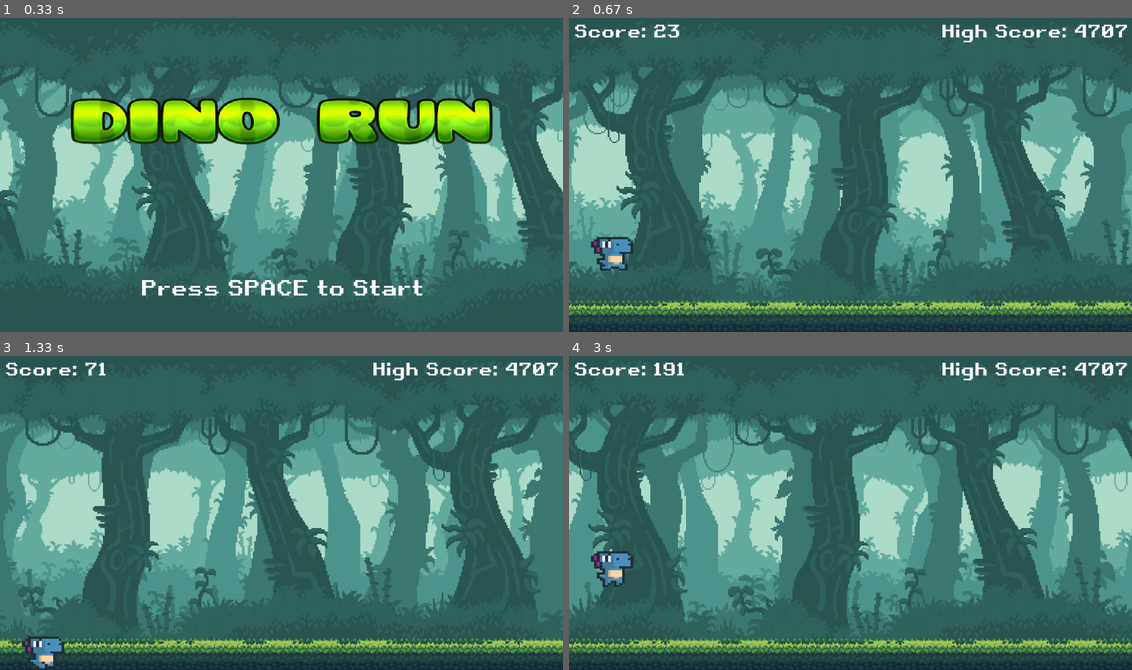
Above: before the commit, frames 1-4 (two rows, left to right).
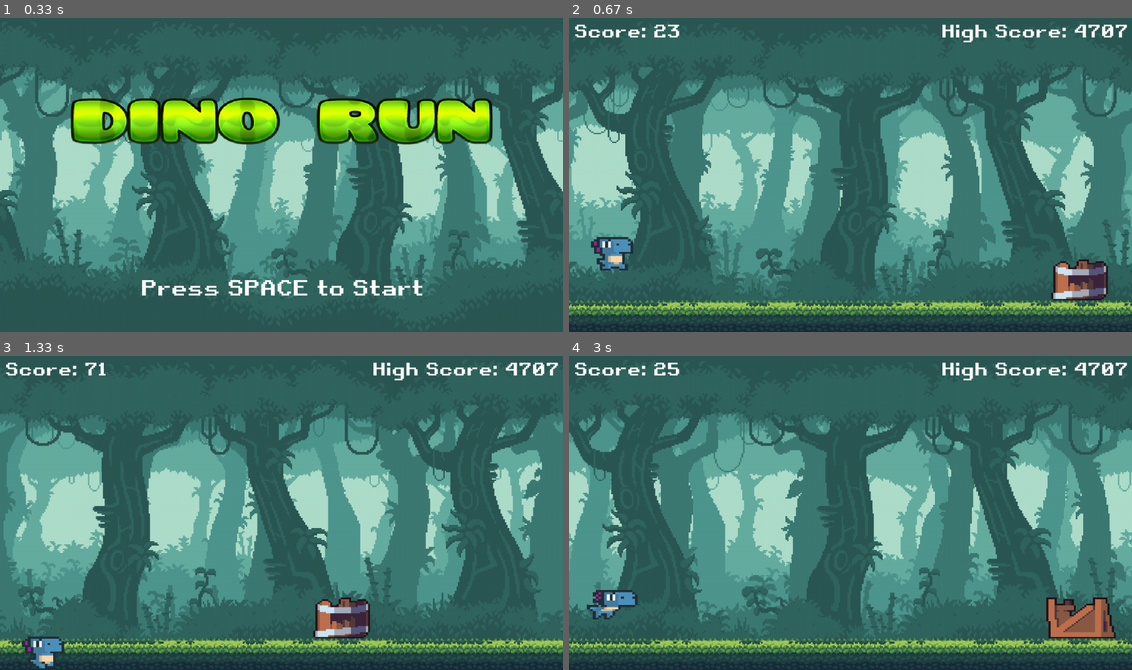
Above: after the commit, the same moments.

Repository: Creative-banda/Dino-Run
Game: pygame game, started from main.py
Same seed, same stepped clock (60 frames per second), same inputs: the game is played once before the commit and once after it.
Inputs:
- Up to frame 1 (0.33 s): no input
- Up to frame 2 (0.67 s): tap Space at 0.33 s
- Up to frame 3 (1.33 s): hold Up 0.67-1.13 s; hold Down from 1.17 s (still down)
- Up to frame 4 (3 s): release Down at 1.47 s; hold Up 1.5-1.87 s; hold Down 1.9-2.27 s; hold Up 2.3-2.6 s; tap Space at 2.63 s; hold Down from 2.97 s (still down)

Frame 1 is identical in both runs. In frame 2, 1.2% of the frame differs, in the area x 85-96%, y 76-91%; in frame 3, 1.2%; in frame 4, 26%, in the area x 0-100%, y 1-96%.

Commit message:
Fix obstacle spawning randomization to ensure fair gameplay

Diff:
--- a/main.py
+++ b/main.py
@@ -26,6 +26,9 @@
 isAlive = False
 last_bird_spawn_time = pygame.time.get_ticks()
 last_obstacle_spawn_time = pygame.time.get_ticks()
+
+next_target_arrival = 0
+next_entity_is_bird = False
 
 # Font setup
 score_font = pygame.font.Font("assets/font/Retro.ttf", int(25 * ratio_x))
@@ -143,8 +146,10 @@
 def reset_level():
     global player, ground_1, ground_2
     """Reset the game state to start a new game."""
-    global score, isAlive, game_speed
+    global score, isAlive, game_speed, next_target_arrival, next_entity_is_bird
     score = 0
+    next_target_arrival = 0
+    next_entity_is_bird = False
     isAlive = True
     game_speed = 5 * ratio_x  # Reset game speed
     ground_group.empty()  # Clear ground group
@@ -372,17 +377,29 @@
 
     draw_scores()  # Draw scores on the screen
 
-    # Create new obstacles
-    if random.randint(1, 150) == 1 and pygame.time.get_ticks() - last_obstacle_spawn_time > 500:  # Adjust frequency of obstacles
-        obstacle = Obstacle()
-        obstacle_group.add(obstacle)
-        last_obstacle_spawn_time = pygame.time.get_ticks()
-
-    # Create new birds
-    if random.randint(1, 400) == 1 and pygame.time.get_ticks() - last_bird_spawn_time > 2000:  # Adjust frequency of birds
-        bird = Bird()
-        enemy_group.add(bird)
-        last_bird_spawn_time = pygame.time.get_ticks()
+    # Spawning logic based on arrival gaps to avoid impossible combinations
+
+    # Speed of next entity
+    entity_speed = game_speed + (5 * ratio_x if next_entity_is_bird else 0)
+    dist_to_player = WIDTH - (50 * ratio_x)
+    frames_to_arrive = dist_to_player / entity_speed
+    expected_arrival_tick = score + frames_to_arrive
+
+    if expected_arrival_tick >= next_target_arrival:
+        if next_entity_is_bird:
+            bird = Bird()
+            enemy_group.add(bird)
+        else:
+            obstacle = Obstacle()
+            obstacle_group.add(obstacle)
+
+        # Decide what to spawn next and when
+        gap = (80 + random.randint(0, 70)) * ratio_x
+        next_entity_is_bird = score > 500 and random.randint(1, 100) <= 30
+        if next_entity_is_bird:
+            gap += 30 * ratio_x # Birds need more gap because they move faster, give player more time
+
+        next_target_arrival = expected_arrival_tick + gap
 
     # Draw obstacles
     obstacle_group.update()
--- a/main_half_screen.py
+++ b/main_half_screen.py
@@ -131,8 +131,10 @@
 def reset_level():
     global player, ground_1, ground_2
     """Reset the game state to start a new game."""
-    global score, isAlive, game_speed
+    global score, isAlive, game_speed, next_target_arrival, next_entity_is_bird
     score = 0
+    next_target_arrival = 0
+    next_entity_is_bird = False
     isAlive = True
     game_speed = 5  # Reset game speed
     ground_group.empty()  # Clear ground group
@@ -360,15 +362,29 @@
 
     draw_scores()  # Draw scores on the screen
 
-    # Create new obstacles
-    if random.randint(1, 200) == 1:  # Adjust frequency of obstacles
-        obstacle = Obstacle()
-        obstacle_group.add(obstacle)
-
-    # Create new birds
-    if random.randint(1, 400) == 1:
-        bird = Bird()
-        enemy_group.add(bird)
+    # Spawning logic based on arrival gaps to avoid impossible combinations
+
+    # Speed of next entity
+    entity_speed = game_speed + (5 if next_entity_is_bird else 0)
+    dist_to_player = WIDTH - 50
+    frames_to_arrive = dist_to_player / entity_speed
+    expected_arrival_tick = score + frames_to_arrive
+
+    if expected_arrival_tick >= next_target_arrival:
+        if next_entity_is_bird:
+            bird = Bird()
+            enemy_group.add(bird)
+        else:
+            obstacle = Obstacle()
+            obstacle_group.add(obstacle)
+
+        # Decide what to spawn next and when
+        gap = 80 + random.randint(0, 70)
+        next_entity_is_bird = score > 500 and random.randint(1, 100) <= 30
+        if next_entity_is_bird:
+            gap += 30 # Birds need more gap because they move faster, give player more time
+
+        next_target_arrival = expected_arrival_tick + gap
 
     # Draw obstacles
     obstacle_group.update()
